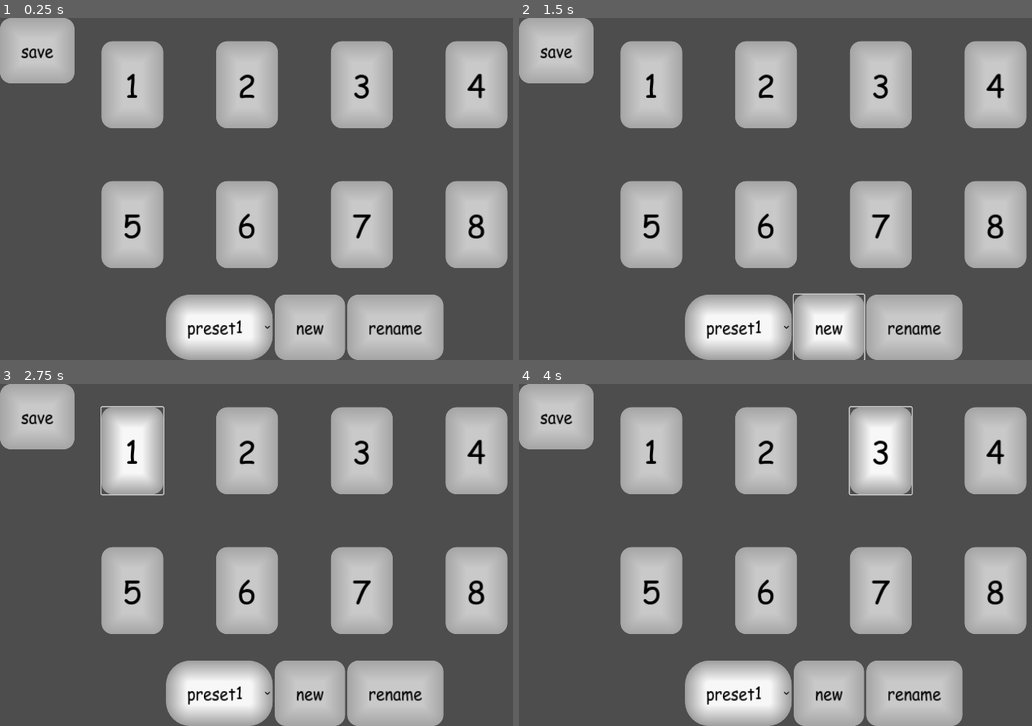
Above: before the commit, frames 1-4 (two rows, left to right).
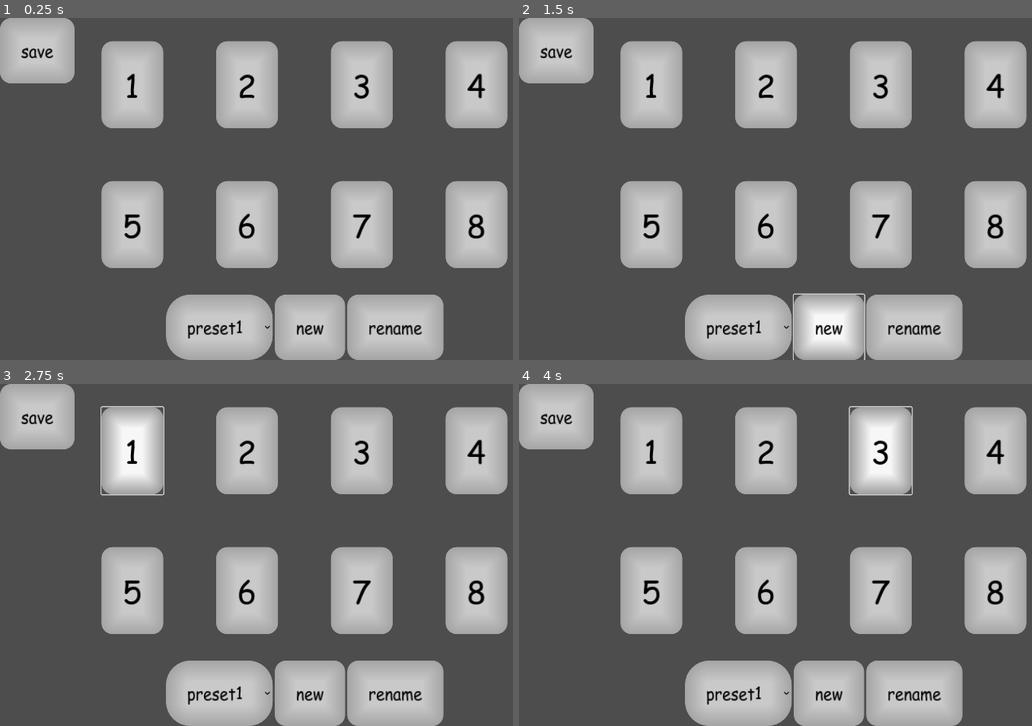
Above: after the commit, the same moments.

Repository: Lucasmoidel/stream-deck-ui
Game: Godot game, scene res://ui.tscn
The game is run twice, just before and just after one commit, with the same random seed, the same clock (stepped at 60 frames per second) and the same inputs. This scene is started directly instead of the project's main scene.
Inputs:
- Up to frame 1 (0.25 s): no input
- Up to frame 2 (1.5 s): click "new" at 0.5 s; click "new" at 1.25 s
- Up to frame 3 (2.75 s): click "1" at 2 s
- Up to frame 4 (4 s): click "2" at 2.75 s; click "3" at 3.5 s

The runs differ from the first frame. In frame 1, 1.7% of the frame differs, in the area x 34-51%, y 84-97%; in frame 2, 1.7%; in frame 3, 1.7%; in frame 4, 1.7%.

Commit message:
Update button_theme.tres

Diff:
--- a/button_theme.tres
+++ b/button_theme.tres
@@ -28,13 +28,26 @@
 corner_radius_bottom_right = 20
 corner_radius_bottom_left = 20
 
-[sub_resource type="StyleBoxFlat" id="StyleBoxFlat_3y3hj"]
+[sub_resource type="StyleBoxFlat" id="StyleBoxFlat_xvllo"]
 bg_color = Color(0.969137, 0.969137, 0.969137, 1)
 border_width_left = 40
 border_width_top = 40
 border_width_right = 40
 border_width_bottom = 40
 border_color = Color(0.621524, 0.621524, 0.621524, 1)
+border_blend = true
+corner_radius_top_left = 45
+corner_radius_top_right = 45
+corner_radius_bottom_right = 45
+corner_radius_bottom_left = 45
+
+[sub_resource type="StyleBoxFlat" id="StyleBoxFlat_0gww7"]
+bg_color = Color(0.787759, 0.787759, 0.787759, 1)
+border_width_left = 40
+border_width_top = 40
+border_width_right = 40
+border_width_bottom = 40
+border_color = Color(0.646029, 0.646029, 0.646029, 1)
 border_blend = true
 corner_radius_top_left = 45
 corner_radius_top_right = 45
@@ -65,6 +78,6 @@
 OptionButton/constants/modulate_arrow = 2
 OptionButton/font_sizes/font_size = 30
 OptionButton/fonts/font = ExtResource("1_ol40x")
-OptionButton/styles/hover = null
-OptionButton/styles/normal = SubResource("StyleBoxFlat_3y3hj")
+OptionButton/styles/hover = SubResource("StyleBoxFlat_xvllo")
+OptionButton/styles/normal = SubResource("StyleBoxFlat_0gww7")
 OptionButton/styles/pressed = SubResource("StyleBoxFlat_qpypr")
Not shown: 1 places in button_theme.tres that only renumber resources
